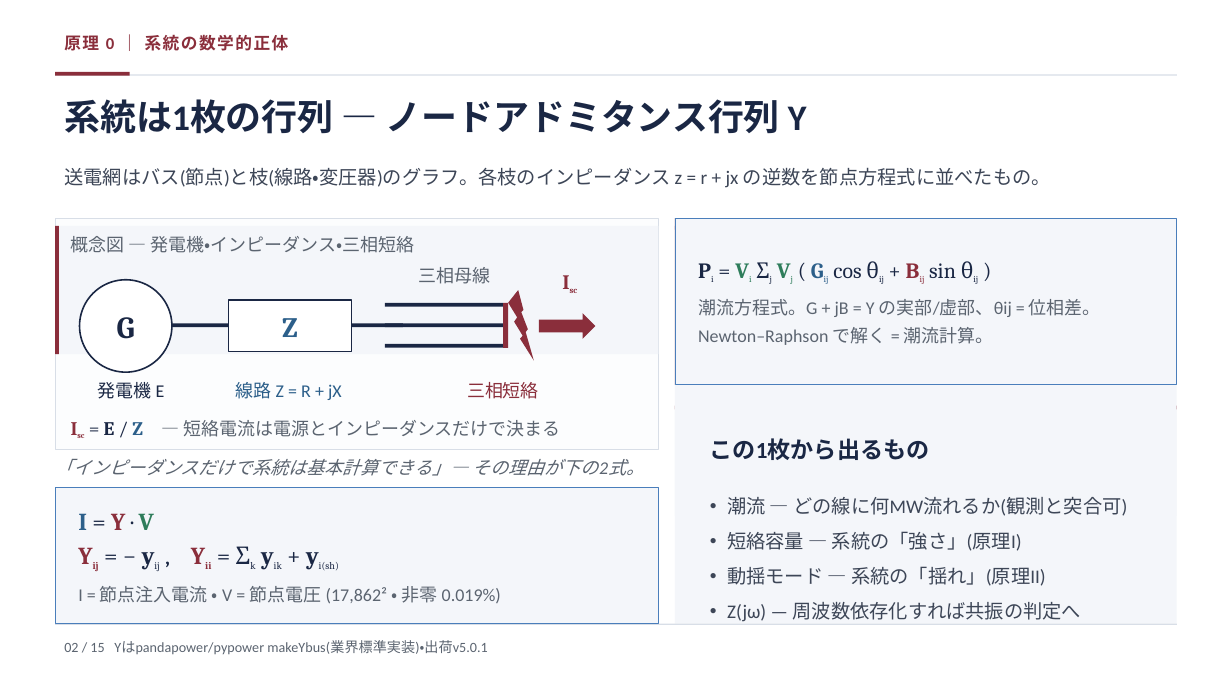
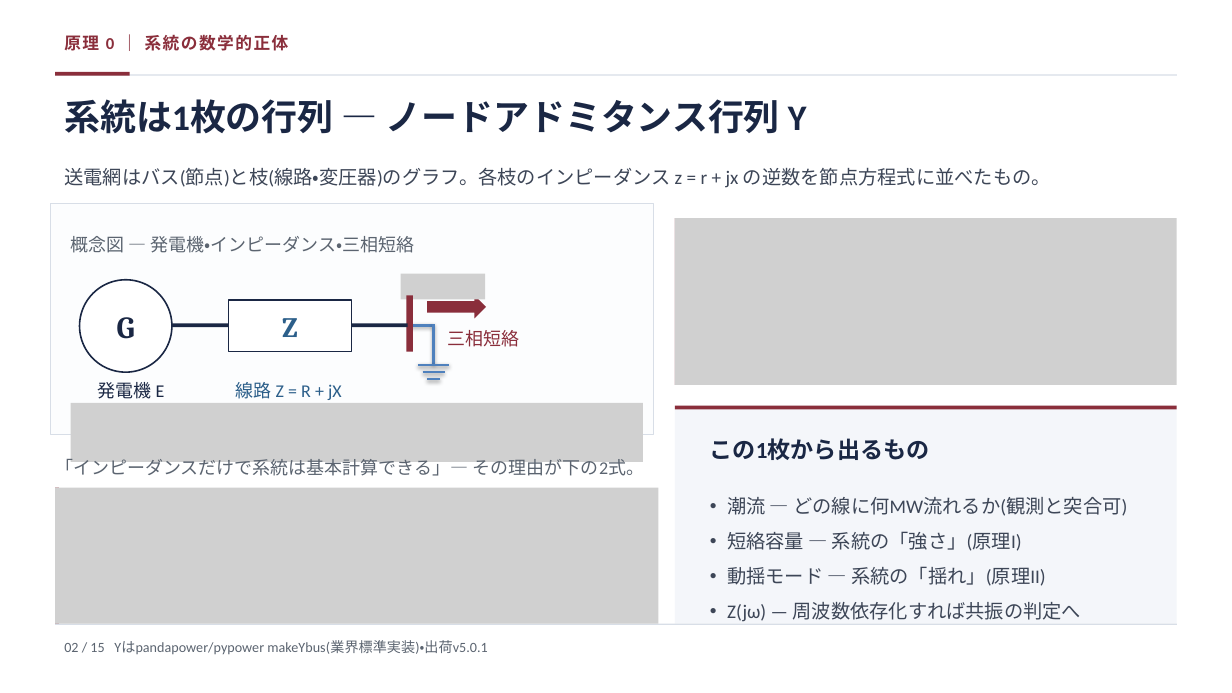
Before and after one commit to lutelute/All-Japan-Grid, a slide deck: slide 2 of docs/slides/AGJ_dynamics_2026-08-17_genspark.pptx. Drawn at 1232x693 pixels with LibreOffice and Linux fonts; fonts in the diff are those of the drawing; grey boxes stand for pictures. Boxes give left, top, right and bottom in pixels: in the first picture for what was removed or moved away, otherwise in the second. Text is boxed around its words. In the diff, an @@ line names an element or a change of style, - is before the commit and + after.

```diff
--- a/docs/slides/AGJ_dynamics_2026-08-17_genspark.pptx
+++ b/docs/slides/AGJ_dynamics_2026-08-17_genspark.pptx
@@ rectangle: place and size @@
-rectangle at [55,218,659,449]
+rectangle at [50,203,653,434]
@@ rectangle removed at [55,226,659,354] @@
@@ rectangle removed at [55,226,59,354] @@
@@ rectangle removed at [676,226,1177,516] @@
@@ rectangle removed at [676,226,1177,229] @@
@@ rectangle removed at [676,218,1177,385] @@
-Pi = Vi Σj Vj ( Gij cos θij + Bij sin θij )
-潮流方程式。G + jB = Y の実部/虚部、θij = 位相差。Newton–Raphson で解く = 潮流計算。
@@ picture added at [676,218,1177,385] @@
@@ text removed at [418,267,490,284] @@
-三相母線
@@ picture added at [401,274,486,299] @@
@@ line added from (409, 296) to (409, 352), #8A2E3B 5 pt @@
@@ right arrow: place and size @@
-right arrow at [539,313,595,339]
+right arrow at [427,296,486,319]
@@ lightning bolt removed at [508,290,534,360] @@
@@ text removed at [531,270,608,299] @@
-Isc
@@ rectangle: place and size @@
-rectangle at [352,323,404,327]
+rectangle at [351,323,408,327]
@@ rectangle removed at [385,303,504,307] @@
@@ rectangle removed at [385,323,504,327] @@
@@ text "三相短絡": place and size @@
-text "三相短絡" at [467,382,539,399]
+text "三相短絡" at [447,330,519,347]
@@ rectangle removed at [503,303,508,348] @@
@@ rectangle removed at [385,344,504,348] @@
@@ group added at [409,324,449,379]: 5 lines @@
@@ picture added at [70,403,642,462] @@
@@ text removed at [104,420,561,437] @@
-Isc = E / Z — 短絡電流は電源とインピーダンスだけで決まる
@@ text "「インピーダンスだけで系統は基本計算できる」— その理由が下の2式。" at [55,456,645,476]: italic off @@
@@ rectangle removed at [55,488,659,624] @@
-I = Y · V
-Yij = − yij , Yii = Σk yik + yi(sh)
-I = 節点注入電流 ・ V = 節点電圧 (17,862² ・ 非零 0.019%)
@@ picture added at [55,488,659,624] @@
```
Also in this commit, not shown: 4 other slides changed, 22 other files.
